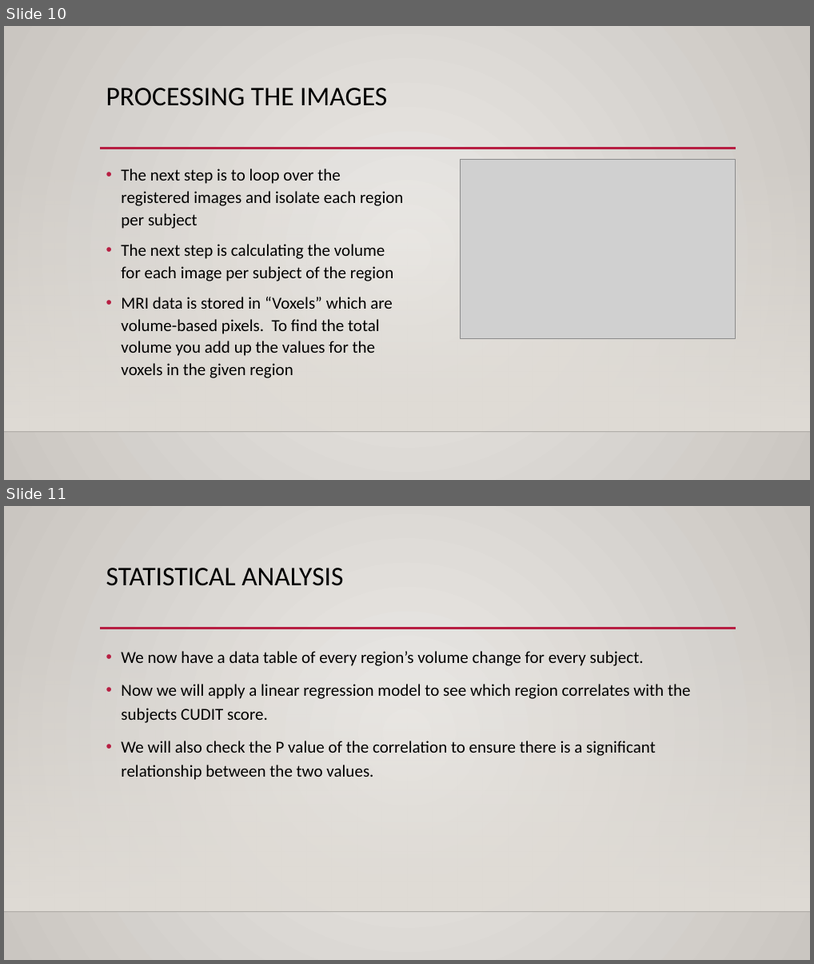
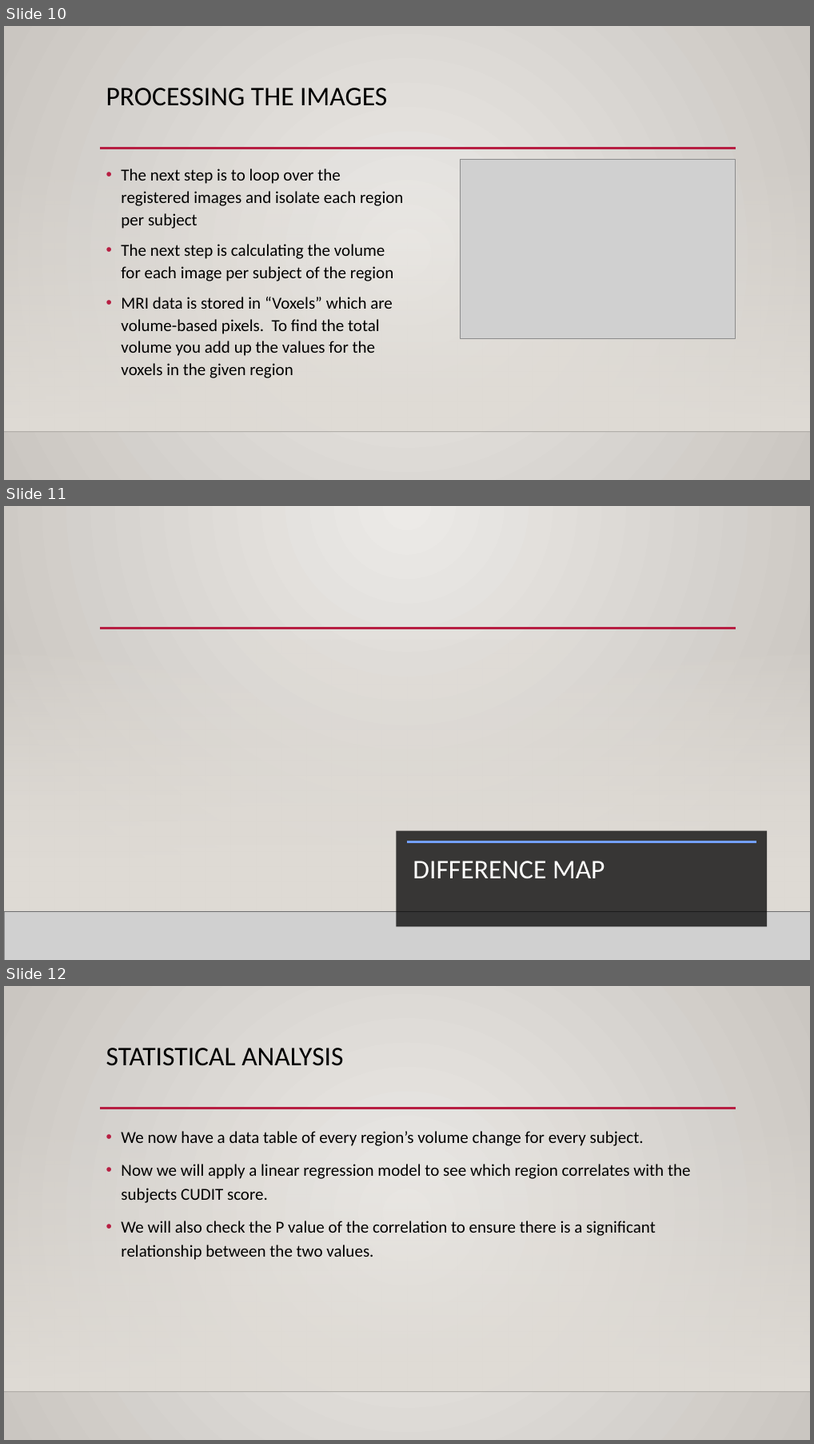
Before and after one commit to maymay-wa/BrainResearch, a slide deck: Python Presentation.pptx. Shown one above the other, each under a label of ours: slides 10 and 11 before the commit, slides 10, 11 and 12 after it. The pictures are 814x964 and 814x1444 pixels, drawn with LibreOffice and Linux fonts; fonts in the diff are those of the drawing; grey boxes stand for pictures; background and template pictures are left out. Boxes give left, top, right and bottom in pixels: in the first picture for what was removed or moved away, otherwise in the second. Text is boxed around its words. In the diff, an @@ line names an element or a change of style, - is before the commit and + after.

```diff
--- a/Python Presentation.pptx
+++ b/Python Presentation.pptx
@@ slide 11 added at box(4, 506, 810, 960), background picture (left out); not listed: 2 template elements that a slide beside it also shows @@
@@ rectangle added at box(4, 640, 810, 912), fill gradient #DFDBD5 @@
@@ line added from (100, 628) to (736, 628), #B71E42 2.5 pt @@
@@ rectangle added at box(397, 830, 768, 927), fill #000001 at 75% opacity @@
@@ line added from (407, 842) to (757, 842), #73A0FD 2.5 pt @@
@@ title added at box(413, 860, 605, 878), 32 pt, text #FFFFFE @@
+DIFFERENCE MAP
@@ picture added at box(4, 912, 810, 960) @@
@@ line added from (4, 912) to (810, 912), #000001 1 pt @@
@@ what was slide 11 is now slide 12 @@
```
Also in this commit, not shown: 2 other files.
